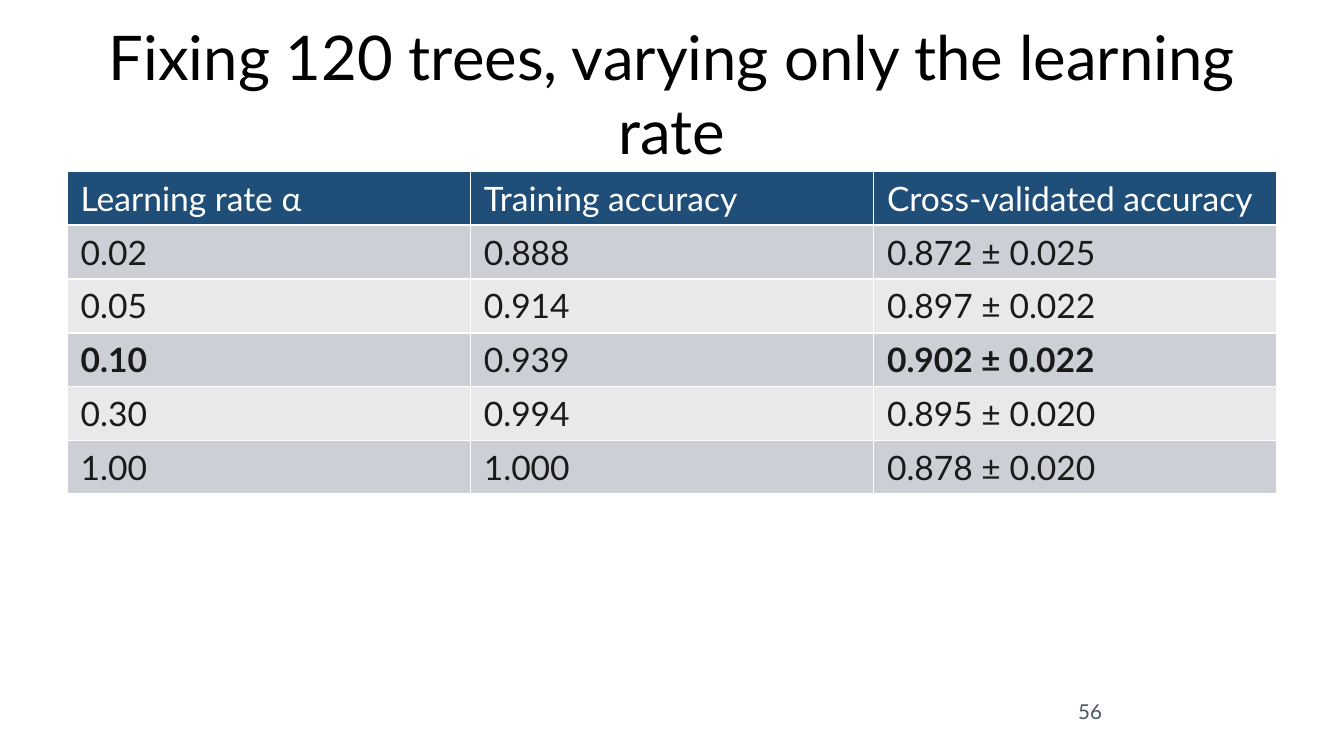
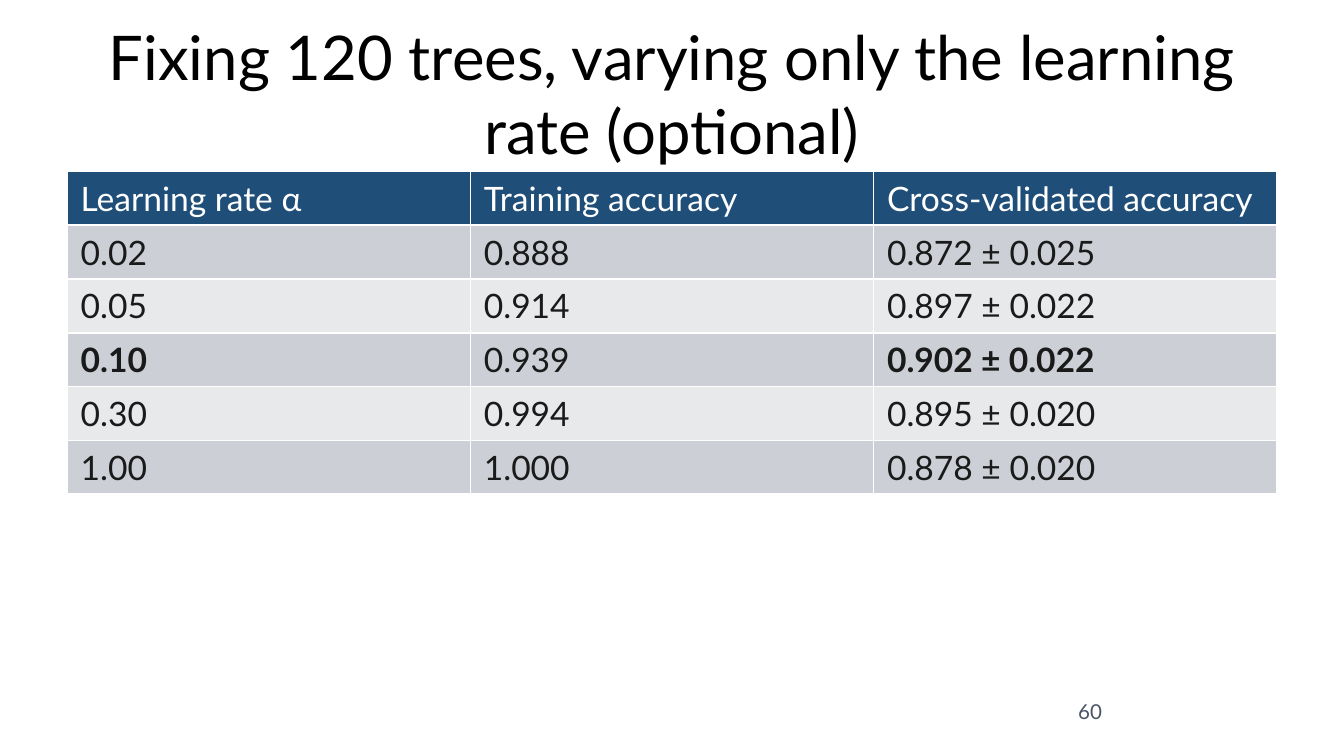
Before and after one commit to fabioantonini/technologies-for-artificial-intelligence, a slide deck: slide 60 of Lessons/07_trees_and_ensembles/Slides/trees_and_ensembles_slides.pptx (slide 56 before the commit). Drawn at 1344x756 pixels with LibreOffice and Linux fonts; fonts in the diff are those of the drawing; background and template pictures are left out. Boxes give left, top, right and bottom in pixels: in the first picture for what was removed or moved away, otherwise in the second. Text is boxed around its words. In the diff, an @@ line names an element or a change of style, - is before the commit and + after.

```diff
--- a/Lessons/07_trees_and_ensembles/Slides/trees_and_ensembles_slides.pptx
+++ b/Lessons/07_trees_and_ensembles/Slides/trees_and_ensembles_slides.pptx
@@ title at (109, 34, 1235, 165): text changed @@
-Fixing 120 trees, varying only the learning rate
+Fixing 120 trees, varying only the learning rate (optional)
@@ page number at (1078, 704, 1102, 719): text changed @@
-56
+60
```
Also in this commit, not shown: 24 other slides changed, 4 slides added, 17 other files.
